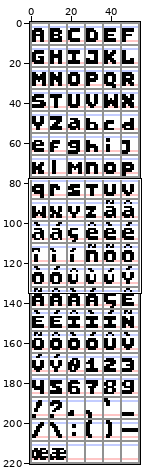
One commit to this pixel-art file: ui/gui/font/photosynthesis_font.ase. The picture above shows the old version from afar; the outline marks the close-up.
Close-up. Before:
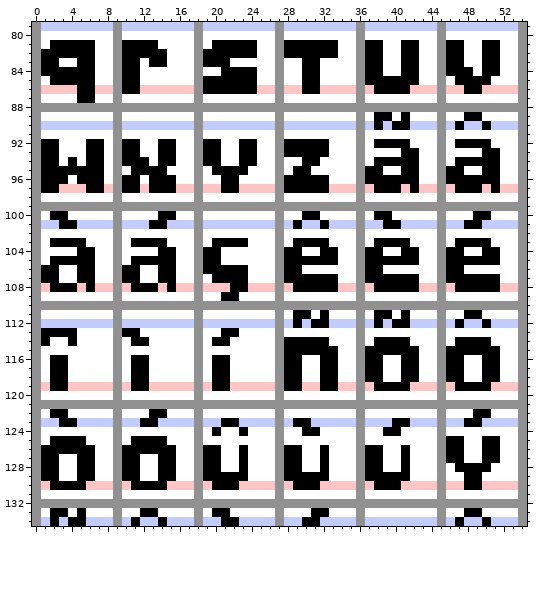
55x221 pixels, 1 frame. Shown: x 0..54, y 79..134. The commit also changed other parts of the picture, which this record leaves out.
The same view after the edit:
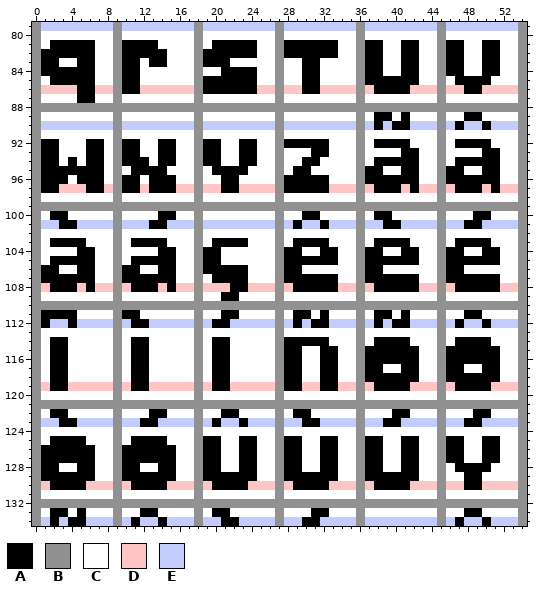
Palette (. is transparent): A #000000  B #919191  C #ffffff  D #ffc5c5  E #c3ccff
The edit:
Layer "letters":
Colour C gives way to colour A in row 107 at x 3 to 4 and 12 to 13; in row 111 at x 1 to 4, 10 to 11 and 21 to 22; in row 114 at x 2 to 3; in row 115 at x 2 to 3, 11 to 12 and 20 to 21; in row 116 at x 39 to 40 and 48 to 49; in row 118 at x 39 to 40 and 48 to 49.
Colour C gives way to colour A in row 122 at x 21 to 22, 29 to 30 and 40 to 41; in row 125 at x 19 to 20, 23 to 24, 28 to 29, 32 to 33, 37 to 38 and 41 to 42; in row 126 at x 24, 33 and 42; in row 127 at x 3 to 4, 12 to 13, 24, 33 and 42; in row 128 at x 24, 33 and 42; in row 129 at x 3 to 4, 12 to 13, 24, 33 and 42.
Colour D gives way to colour A in row 130 at x 23, 32 and 41.
Colour E gives way to colour A in row 112 at x 1, 4, 11 to 12 and 20 to 21; in row 123 at x 20, 23, 31 and 39.
Colour A gives way to colour C in row 84 at x 48; in row 93 at x 28 to 30; in row 113 at x 1 to 4, 10 to 11 and 21 to 22; in row 114 at x 1 and 4; in row 115 at x 30 to 31; in row 124 at x 20, 23, 30 to 31 and 39 to 40.
Colour A gives way to colour E in row 123 at x 21 to 22, 29 and 41.
